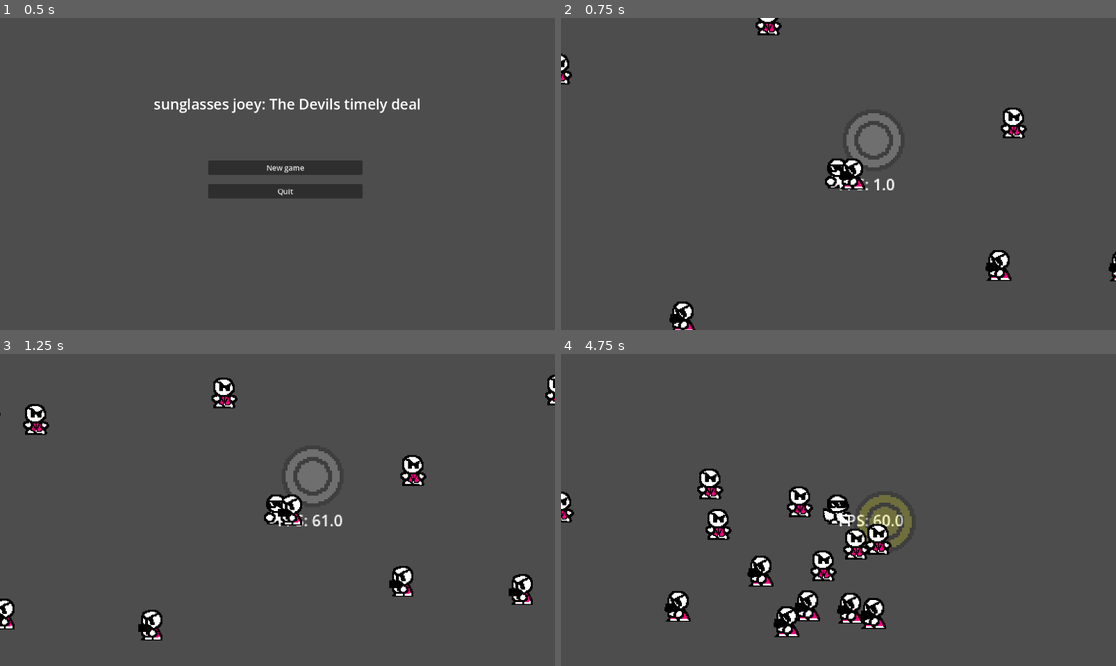
Above: before the commit, frames 1-4 (two rows, left to right).
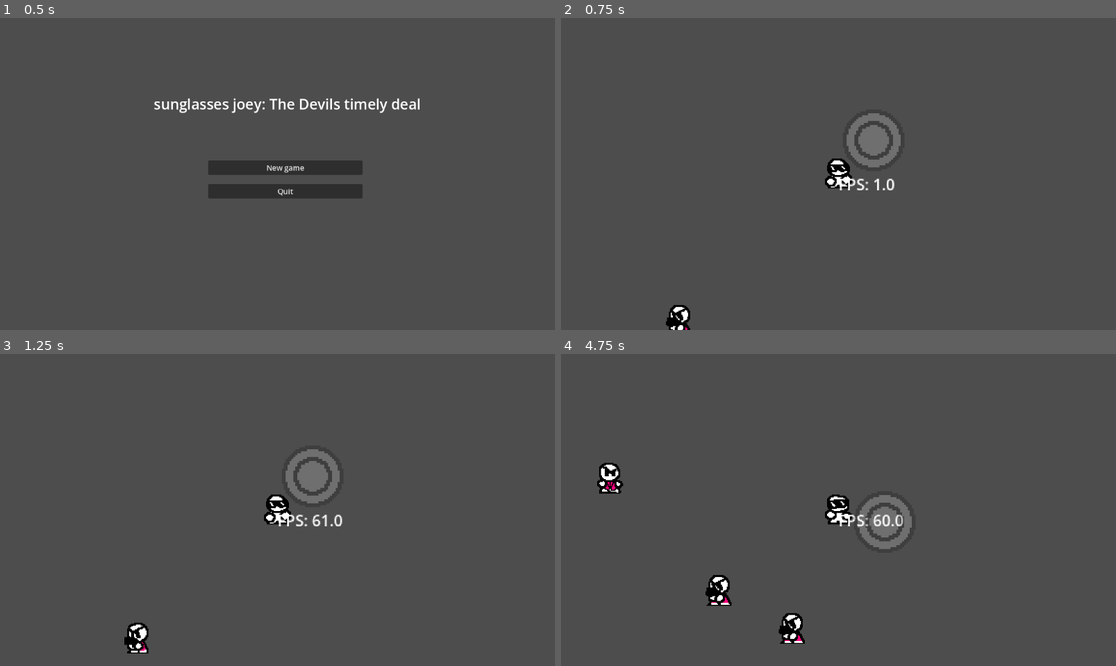
Above: after the commit, the same moments.

Repository: Daxlate/SunglassesJoey
Game: Godot game, scene res://scenes/Main menu/main_menu.tscn
Two runs of this game, one before a commit and one after it. Both use one fixed random seed, a clock stepped at 60 frames per second and the inputs below.
Inputs (mouse positions are in pixels of both pictures, inside the frame that each line leads up to):
- Up to frame 1 (0.5 s): no input
- Up to frame 2 (0.75 s): click "New game" at 0.5 s
- Up to frame 3 (1.25 s): no input
- Up to frame 4 (4.75 s): move the mouse to (960, 494) at 1.27 s; press the mouse at (960, 494) at 1.28 s; hold D (MoveRight) 1.28-2.03 s; move the mouse to (727, 525) at 2.02 s; release the mouse at (727, 525) at 2.03 s; hold S (MoveDown) 2.03-2.78 s; click (727, 525) at 2.1 s; move the mouse to (894, 441) at 2.77 s; press the mouse at (894, 441) at 2.78 s; hold D (MoveRight) 2.78-3.53 s; move the mouse to (810, 572) at 3.52 s; release the mouse at (810, 572) at 3.53 s; hold W (MoveUp) 3.53-4.28 s; click (810, 572) at 3.6 s; move the mouse to (1005, 556) at 4.27 s; press the mouse at (1005, 556) at 4.28 s; hold A (MoveLeft) from 4.28 s (still down)

Frame 1 is identical in both runs. In frame 2, 1.7% of the frame differs, in the area x 0-100%, y 0-100%; in frame 3, 3.1%; in frame 4, 6.3%, in the area x 0-64%, y 34-93%.

Commit message:
punching

Diff:
--- a/JoeyMovement.gd
+++ b/JoeyMovement.gd
@@ -12,7 +12,7 @@
 
 func _physics_process(delta):
 	var direction = Input.get_vector("MoveLeft","MoveRight","MoveUp","MoveDown")
-	velocity = direction * 300
+	velocity = direction * 150
 	move_and_slide()
 	if is_punch:
 		Punchanim()
--- a/ranged_goon.gd
+++ b/ranged_goon.gd
@@ -18,6 +18,6 @@
 
 	if free_to_move:
 		var direction = global_position.direction_to(player.global_position)
-		velocity = direction * 85
+		velocity = direction * 55
 
 	move_and_slide()
--- a/scenes/Sunglassesjoey.tscn
+++ b/scenes/Sunglassesjoey.tscn
@@ -57,7 +57,7 @@
 radius = 23.409399
 
 [sub_resource type="CircleShape2D" id="CircleShape2D_al4r6"]
-radius = 105.0
+radius = 133.03383
 
 [node name="Joey" type="CharacterBody2D" unique_id=1516984231]
 collision_mask = 4
@@ -66,7 +66,7 @@
 [node name="AnimatedSprite2D" type="AnimatedSprite2D" parent="." unique_id=2092795412]
 sprite_frames = SubResource("SpriteFrames_7rn7r")
 animation = &"punch"
-frame_progress = 0.51455003
+frame_progress = 0.9582625
 
 [node name="Label" type="Label" parent="." unique_id=1842232647]
 offset_right = 40.0
@@ -94,3 +94,4 @@
 debug_color = Color(0.5936958, 0.53912836, 0.24250558, 0.05490196)
 
 [node name="Crosshair" parent="." unique_id=409720773 instance=ExtResource("4_g85nd")]
+collision_mask = 66
--- a/scenes/basic_goon.gd
+++ b/scenes/basic_goon.gd
@@ -2,12 +2,29 @@
 
 @onready var player = get_node("/root/Mainscene/Joey")
 @onready var hurt_box = get_node("/root/Mainscene/Joey/Hurtbox")
+var Punch_cooldown = 0.0
+var in_punch_range = false
 
 func _physics_process(delta):
 	if self in hurt_box.get_overlapping_bodies():
 		velocity = Vector2.ZERO
+
+
+		if !in_punch_range:
+			in_punch_range = true
+			Punch_cooldown = 0.8
+
+		Punch_cooldown -= delta
+
+		if Punch_cooldown <= 0:
+			print("PUNCHED!")
+			Punch_cooldown = 1.0
+
+
 	else:
+		in_punch_range = false
+		Punch_cooldown = 0.0
 		var direction = global_position.direction_to(player.global_position)
-		velocity = direction * 85
+		velocity = direction * 70
 
 	move_and_slide()
--- a/scenes/basic_goon.tscn
+++ b/scenes/basic_goon.tscn
@@ -2,7 +2,17 @@
 
 [ext_resource type="Texture2D" uid="uid://bu56l8f3qfs4w" path="res://Sprites/enm1placeholder1.png" id="1_tohd5"]
 [ext_resource type="Script" uid="uid://dqdu1ymmcwxtj" path="res://scenes/basic_goon.gd" id="1_wr2nn"]
+[ext_resource type="Texture2D" uid="uid://b2yief28cqv36" path="res://Sprites/enm1placeholderPunch1.png" id="2_nlbui"]
+[ext_resource type="Texture2D" uid="uid://buaeawtlmu2er" path="res://Sprites/enm1placeholderPunch2.png" id="3_hxk0q"]
 [ext_resource type="Texture2D" uid="uid://bmxkayl4u5mc0" path="res://Sprites/enm1placeholder2.png" id="3_opb3r"]
+
+[sub_resource type="AtlasTexture" id="AtlasTexture_jng13"]
+atlas = ExtResource("2_nlbui")
+region = Rect2(0, 0, 32, 32)
+
+[sub_resource type="AtlasTexture" id="AtlasTexture_nuwdk"]
+atlas = ExtResource("3_hxk0q")
+region = Rect2(0, 0, 32, 32)
 
 [sub_resource type="AtlasTexture" id="AtlasTexture_wr2nn"]
 atlas = ExtResource("1_tohd5")
@@ -14,6 +24,17 @@
 
 [sub_resource type="SpriteFrames" id="SpriteFrames_opb3r"]
 animations = [{
+"frames": [{
+"duration": 0.7,
+"texture": SubResource("AtlasTexture_jng13")
+}, {
+"duration": 1.0,
+"texture": SubResource("AtlasTexture_nuwdk")
+}],
+"loop": 1,
+"name": &"Punch",
+"speed": 5.0
+}, {
 "frames": [{
 "duration": 1.0,
 "texture": SubResource("AtlasTexture_wr2nn")
@@ -27,8 +48,8 @@
 }]
 
 [sub_resource type="CapsuleShape2D" id="CapsuleShape2D_tohd5"]
-radius = 11.5
-height = 32.0
+radius = 15.0
+height = 40.0
 
 [sub_resource type="CapsuleShape2D" id="CapsuleShape2D_wr2nn"]
 radius = 17.0
@@ -43,14 +64,15 @@
 position = Vector2(0, 1)
 sprite_frames = SubResource("SpriteFrames_opb3r")
 autoplay = "default"
-frame_progress = 0.41474754
+frame_progress = 0.78736067
 
 [node name="CollisionShape2D" type="CollisionShape2D" parent="." unique_id=607695514]
 shape = SubResource("CapsuleShape2D_tohd5")
 
-[node name="Area2D" type="Area2D" parent="." unique_id=583321854]
+[node name="hurtbox" type="Area2D" parent="." unique_id=583321854]
 collision_layer = 2
 collision_mask = 8
 
-[node name="CollisionShape2D" type="CollisionShape2D" parent="Area2D" unique_id=482809460]
+[node name="CollisionShape2D" type="CollisionShape2D" parent="hurtbox" unique_id=482809460]
 shape = SubResource("CapsuleShape2D_wr2nn")
+debug_color = Color(0.83137256, 0.3529412, 0.4627451, 0.32941177)
--- a/scenes/mainscene.tscn
+++ b/scenes/mainscene.tscn
@@ -55,45 +55,6 @@
 [node name="BasicGoon7" parent="enemies" unique_id=260915355 instance=ExtResource("3_nx3wj")]
 position = Vector2(-355, -125)
 
-[node name="BasicGoon8" parent="enemies" unique_id=1709093062 instance=ExtResource("3_nx3wj")]
-position = Vector2(-304, -114)
-
-[node name="RangedGoon7" parent="enemies" unique_id=78784907 instance=ExtResource("2_nx3wj")]
-position = Vector2(-337, 128)
-
-[node name="RangedGoon8" parent="enemies" unique_id=341792417 instance=ExtResource("2_nx3wj")]
-position = Vector2(-390, 122)
-
-[node name="BasicGoon5" parent="enemies" unique_id=1561671155 instance=ExtResource("3_nx3wj")]
-position = Vector2(343, -147)
-
-[node name="BasicGoon6" parent="enemies" unique_id=460568539 instance=ExtResource("3_nx3wj")]
-position = Vector2(394, -136)
-
-[node name="RangedGoon5" parent="enemies" unique_id=1382173025 instance=ExtResource("2_nx3wj")]
-position = Vector2(361, 106)
-
-[node name="RangedGoon6" parent="enemies" unique_id=507661505 instance=ExtResource("2_nx3wj")]
-position = Vector2(308, 100)
-
-[node name="BasicGoon3" parent="enemies" unique_id=60038929 instance=ExtResource("3_nx3wj")]
-position = Vector2(-44, -263)
-
-[node name="BasicGoon4" parent="enemies" unique_id=172670430 instance=ExtResource("3_nx3wj")]
-position = Vector2(157, -267)
-
-[node name="RangedGoon3" parent="enemies" unique_id=885270258 instance=ExtResource("2_nx3wj")]
-position = Vector2(179, 102)
-
-[node name="RangedGoon4" parent="enemies" unique_id=1906651154 instance=ExtResource("2_nx3wj")]
-position = Vector2(16, 0)
-
-[node name="BasicGoon" parent="enemies" unique_id=2005530833 instance=ExtResource("3_nx3wj")]
-position = Vector2(-79, -173)
-
-[node name="BasicGoon2" parent="enemies" unique_id=1088482388 instance=ExtResource("3_nx3wj")]
-position = Vector2(195, -57)
-
 [node name="RangedGoon2" parent="enemies" unique_id=932504312 instance=ExtResource("2_nx3wj")]
 position = Vector2(75, 236)
 
--- a/scenes/ranged_goon.tscn
+++ b/scenes/ranged_goon.tscn
@@ -5,8 +5,8 @@
 [ext_resource type="Texture2D" uid="uid://dbnvo7jvsjaqo" path="res://Sprites/enm1placeholderGun2.png" id="3_mjjxf"]
 
 [sub_resource type="CapsuleShape2D" id="CapsuleShape2D_txbyy"]
-radius = 11.5
-height = 32.0
+radius = 20.0
+height = 42.0
 
 [sub_resource type="AtlasTexture" id="AtlasTexture_gxjks"]
 atlas = ExtResource("2_ducqr")
@@ -31,8 +31,8 @@
 }]
 
 [sub_resource type="CapsuleShape2D" id="CapsuleShape2D_es4b7"]
-radius = 17.0
-height = 42.0
+radius = 19.0
+height = 48.0
 
 [node name="RangedGoon" type="CharacterBody2D" unique_id=78784907]
 collision_layer = 64
@@ -50,9 +50,10 @@
 frame = 1
 frame_progress = 0.93160576
 
-[node name="Area2D" type="Area2D" parent="." unique_id=80926508]
+[node name="hurtbox" type="Area2D" parent="." unique_id=80926508]
 collision_layer = 64
 collision_mask = 32
 
-[node name="CollisionShape2D" type="CollisionShape2D" parent="Area2D" unique_id=150738566]
+[node name="CollisionShape2D" type="CollisionShape2D" parent="hurtbox" unique_id=150738566]
 shape = SubResource("CapsuleShape2D_es4b7")
+debug_color = Color(0.84313726, 0.34117648, 0.4509804, 0.23921569)
